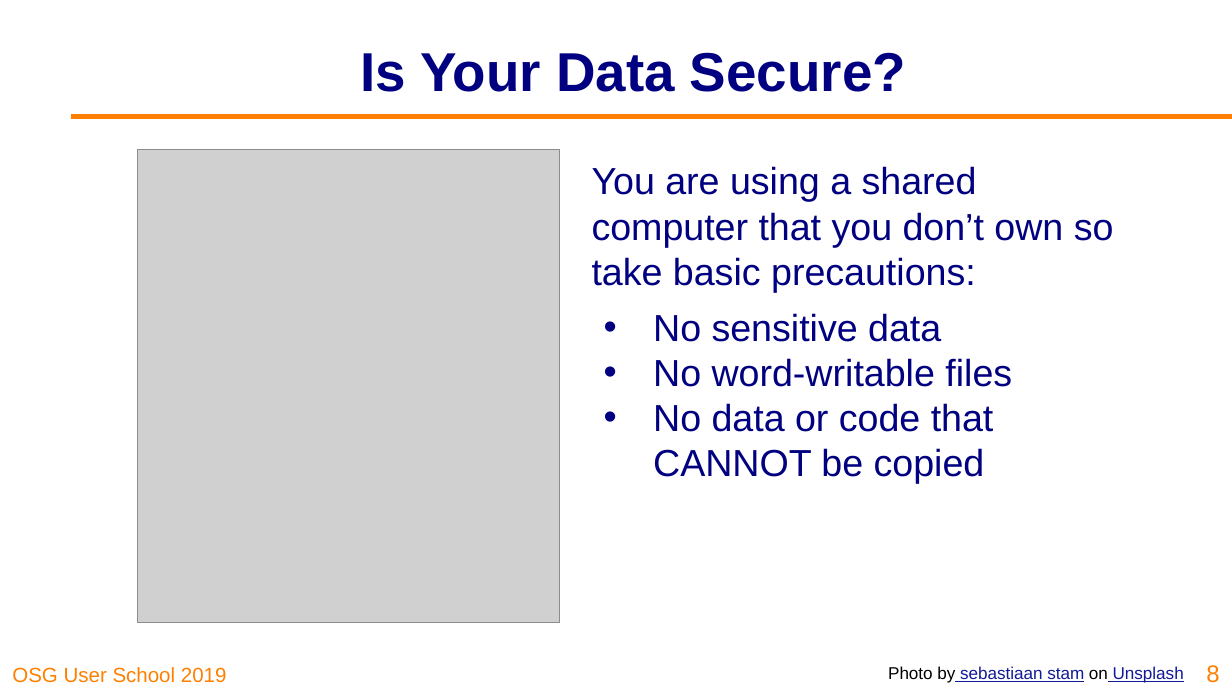
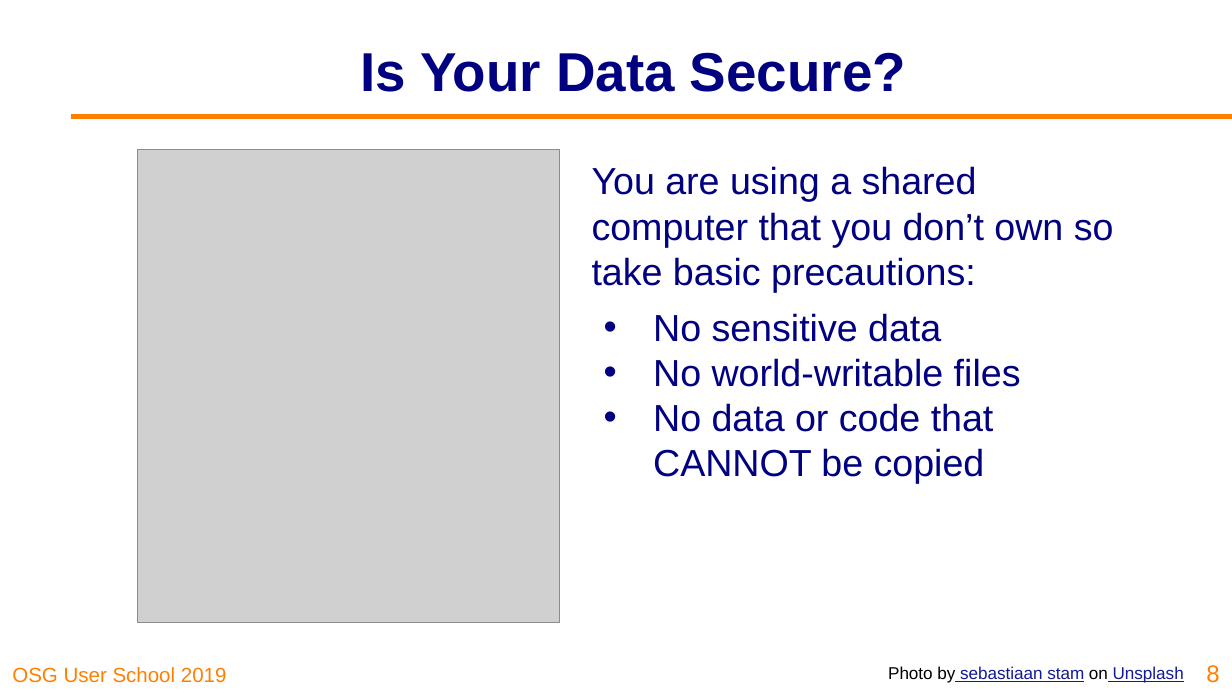
Before and after one commit to opensciencegrid/user-school-2019, a slide deck: slide 8 of docs/materials/day2/files/osgus19-day2-part2-security.pptx. Drawn at 1232x693 pixels with LibreOffice and Linux fonts; fonts in the diff are those of the drawing; grey boxes stand for pictures; background and template pictures are left out. Boxes give left, top, right and bottom in pixels: in the first picture for what was removed or moved away, otherwise in the second. Text is boxed around its words. In the diff, an @@ line names an element or a change of style, - is before the commit and + after.

Commit message:
Fixup security talk typos

```diff
--- a/docs/materials/day2/files/osgus19-day2-part2-security.pptx
+++ b/docs/materials/day2/files/osgus19-day2-part2-security.pptx
@@ text at (653, 358, 1021, 387): text changed @@
-• No word-writable files
+• No world-writable files
```
Also in this commit, not shown: 1 other slide changed, 1 other file.
